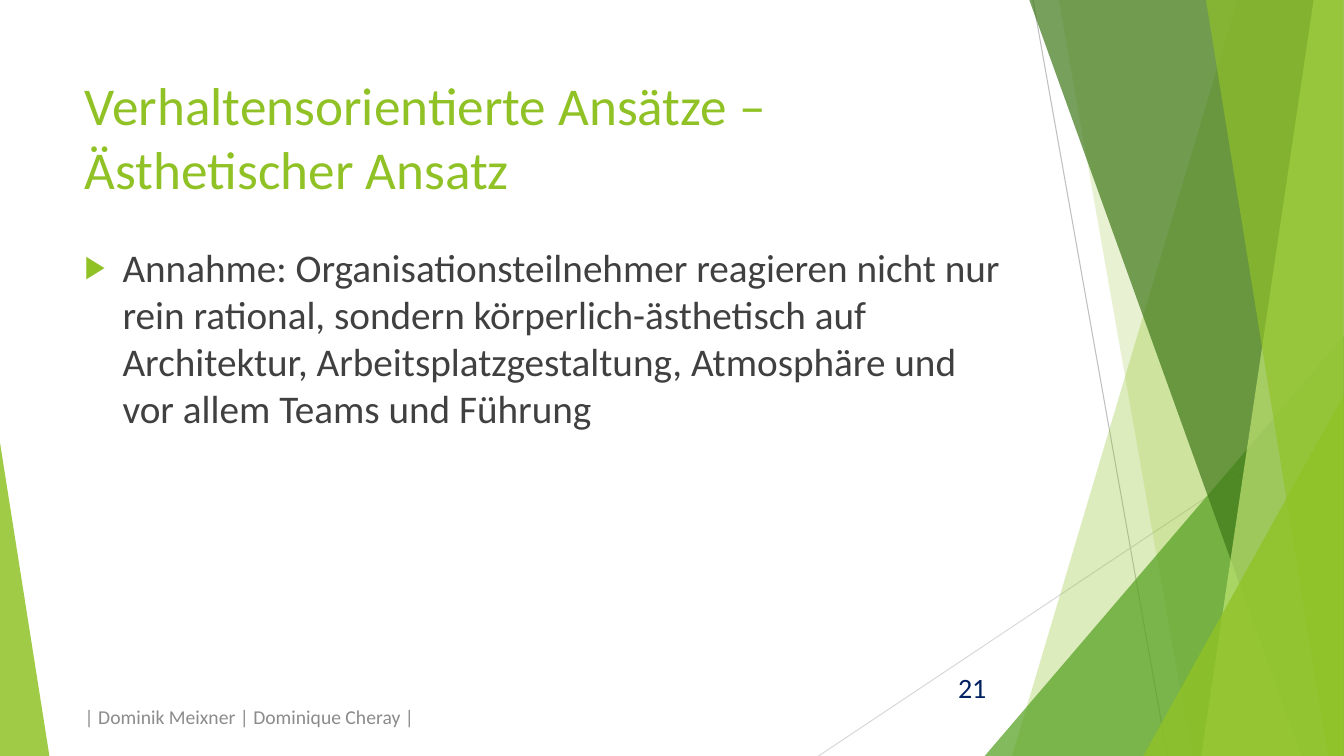
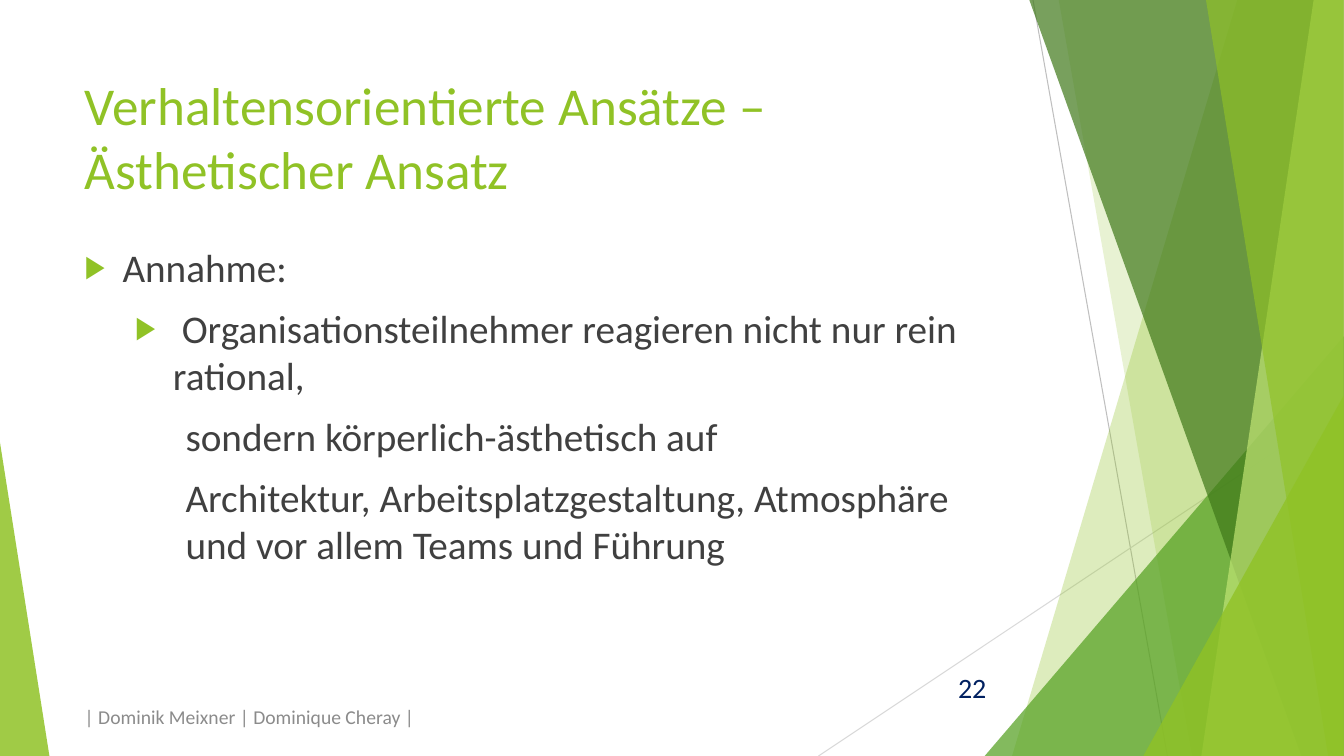
Before and after one commit to domeix/BlaBla, a slide deck: slide 22 of OrgatheoretAns/OrgatheoretAnsPraes.pptx (slide 21 before the commit). Drawn at 1344x756 pixels with LibreOffice and Linux fonts; fonts in the diff are those of the drawing. Boxes give left, top, right and bottom in pixels: in the first picture for what was removed or moved away, otherwise in the second. Text is boxed around its words. In the diff, an @@ line names an element or a change of style, - is before the commit and + after.

Commit message:
Präsentation OSA 4 fertig
Die Präsentation ist rein inhaltlich fertig, der Feinschliff kommt noch.

```diff
--- a/OrgatheoretAns/OrgatheoretAnsPraes.pptx
+++ b/OrgatheoretAns/OrgatheoretAnsPraes.pptx
@@ text at [123,254,957,566]: text changed @@
-    ▶ Annahme: Organisationsteilnehmer reagieren nicht nur rein rational, sondern körperlich-ästhetisch auf Architektur, Arbeitsplatzgestaltung, Atmosphäre und vor allem Teams und Führung
+    ▶ Annahme:
+      ▶ Organisationsteilnehmer reagieren nicht nur rein rational,
+      sondern körperlich-ästhetisch auf
+        Architektur, Arbeitsplatzgestaltung, Atmosphäre und vor allem Teams und Führung
@@ page number at [958,679,986,698]: text changed @@
-21
+22
```
Also in this commit, not shown: 8 other slides changed, 15 slides added, 1 other file.
